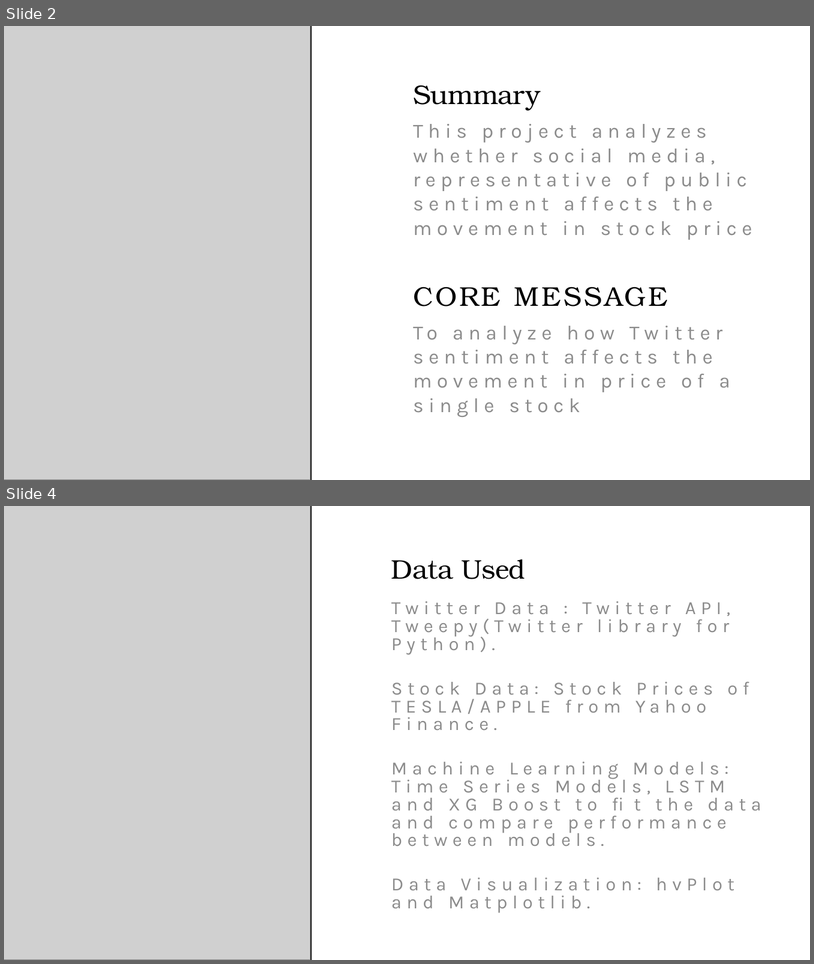
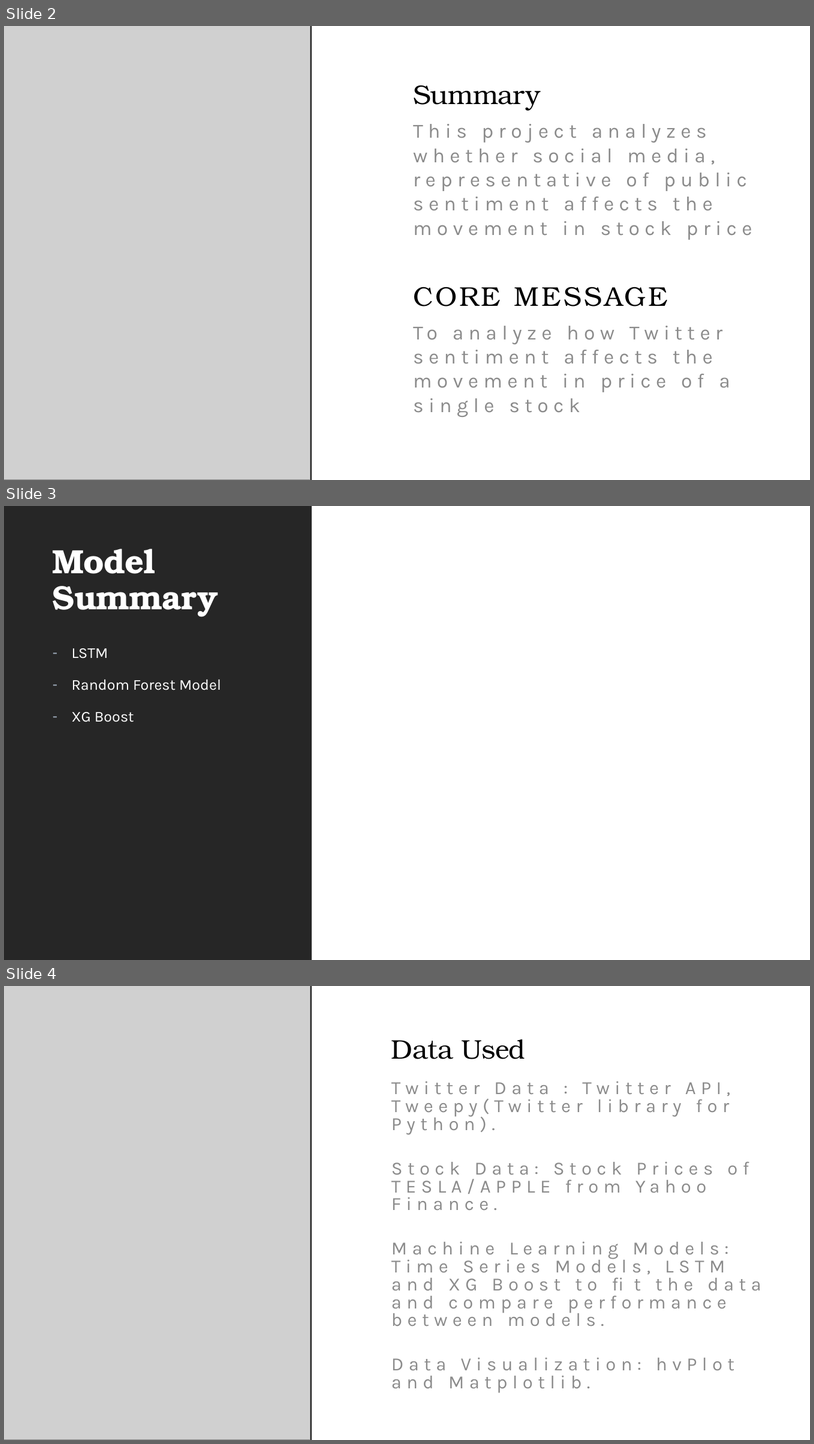
Before and after one commit to you915/Sentiment-Analysis-of-Twitter-Data-for-predicting-Apple-stock-price, a slide deck: Project 2 - Group 4.pptx. Shown one above the other, each under a label of ours: slides 2 and 4 before the commit, slides 2, 3 and 4 after it; the slides between them are not shown. The pictures are 814x964 and 814x1444 pixels, drawn with LibreOffice and Linux fonts; fonts in the diff are those of the drawing; grey boxes stand for pictures. Boxes give left, top, right and bottom in pixels: in the first picture for what was removed or moved away, otherwise in the second. Text is boxed around its words. In the diff, an @@ line names an element or a change of style, - is before the commit and + after.

Commit message:
updated XG Boost model

```diff
--- a/Project 2 - Group 4.pptx
+++ b/Project 2 - Group 4.pptx
@@ slide 3 added at (4, 506, 810, 960), background #FFFFFF; not listed: 1 template element that a slide beside it also shows @@
@@ title added at (53, 549, 218, 617), 40 pt, text #FFFFFF, bold @@
+Model Summary
@@ text added at (72, 648, 221, 722), 18 pt, text #FFFFFF @@
+– LSTM
+– Random Forest Model
+– XG Boost
```
Also in this commit, not shown: 2 slides changed, 2 other slides added, 2 slides removed, 1 other file.
